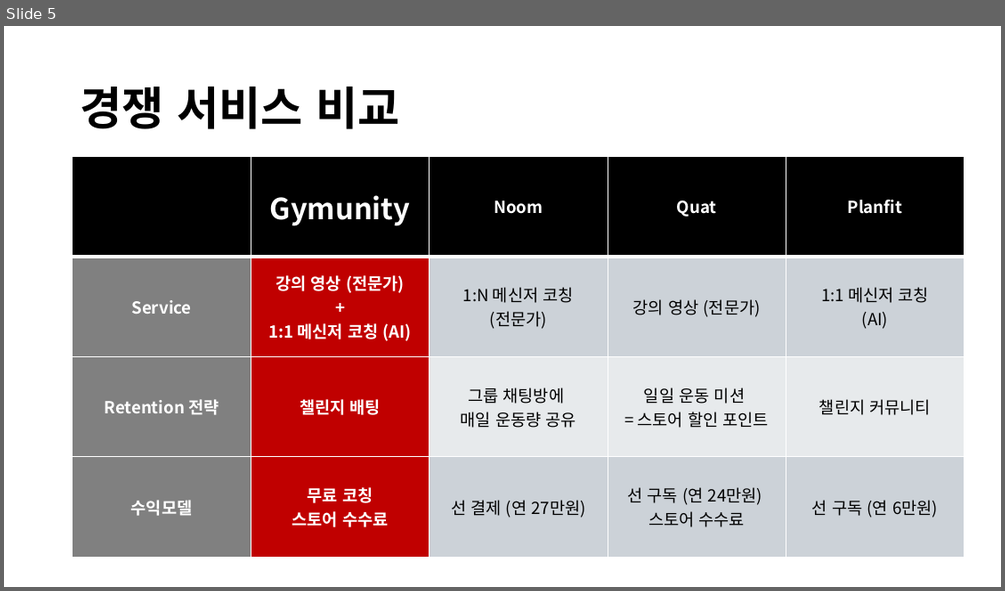
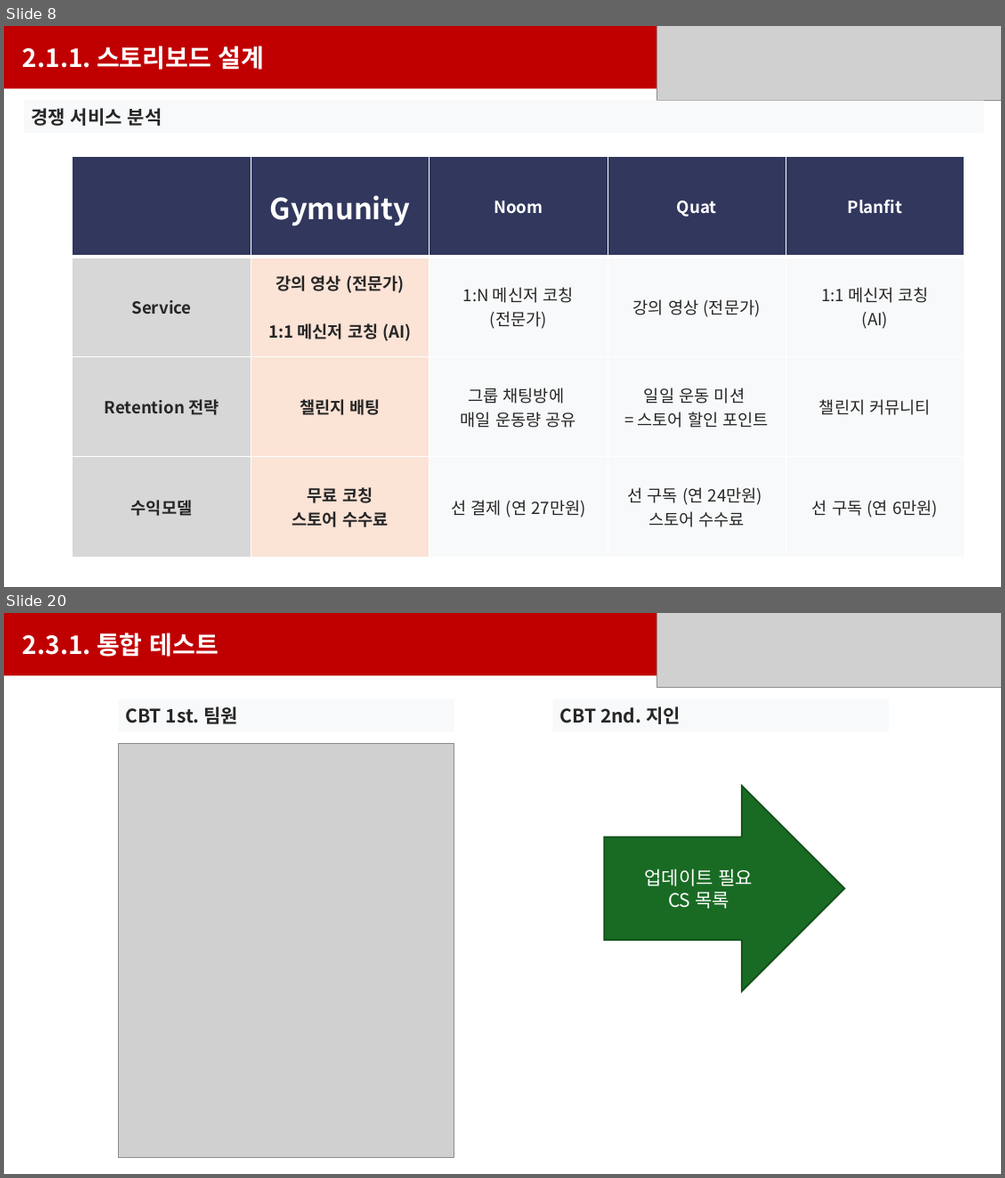
Before and after one commit to Brian-Hong-KR/Gymunity, a slide deck: Doc/최종발표/초안.pptx. Shown one above the other, each under a label of ours: slide 5 before the commit, slides 8 and 20 after it; the slides between them are not shown. The pictures are 1005x591 and 1005x1178 pixels, drawn with LibreOffice and Linux fonts; fonts in the diff are those of the drawing; grey boxes stand for pictures. Boxes give left, top, right and bottom in pixels: in the first picture for what was removed or moved away, otherwise in the second. Text is boxed around its words. In the diff, an @@ line names an element or a change of style, - is before the commit and + after.

```diff
--- a/Doc/최종발표/초안.pptx
+++ b/Doc/최종발표/초안.pptx
@@ slide 20 added at <box>4,613,1001,1174</box>, background #FFFFFF @@
@@ rectangle added at <box>4,613,1001,676</box>, fill #C00000, 24 pt, text #FFFFFF, bold @@
+2.3.1. 통합 테스트
@@ picture added at <box>657,613,1001,687</box> @@
@@ rectangle added at <box>119,699,454,731</box>, fill #F8F9FA, 18 pt, text #262626, bold @@
+CBT 1st. 팀원
@@ rectangle added at <box>553,699,889,731</box>, fill #F8F9FA, 18 pt, text #262626, bold @@
+CBT 2nd. 지인
@@ picture added at <box>119,743,454,1158</box> @@
@@ right arrow added at <box>605,786,845,991</box>, fill #196B24, outline #124F1B 1.5 pt, 18 pt, text #FFFFFF @@
+업데이트 필요
+CS 목록
@@ what was slide 5 is now slide 8 @@
@@ slide 8 changed as well @@
@@ rectangle added at <box>4,26,1001,89</box>, fill #C00000, 24 pt, text #FFFFFF, bold @@
+2.1.1. 스토리보드 설계
@@ picture added at <box>657,26,1001,100</box> @@
@@ rectangle "경쟁 서비스 분석": place and size @@
-rectangle "경쟁 서비스 분석" at <box>80,87,399,129</box>
+rectangle "경쟁 서비스 분석" at <box>24,100,984,132</box>
@@ rectangle "경쟁 서비스 분석" at <box>24,100,984,132</box>: fill none to #F8F9FA @@
@@ text in rectangle at <box>31,108,162,126</box>: text changed; size 44 to 18 pt; text colour #000000 to #262626 @@
-경쟁 서비스 비교
+경쟁 서비스 분석
@@ table at <box>73,157,966,557</box> @@
-row 2, column 2: 강의 영상 (전문가) / + / 1:1 메신저 코칭 (AI)
+row 2, column 2: 강의 영상 (전문가) / 1:1 메신저 코칭 (AI)
@@ fill #000000 to #31375D in row 1 @@
@@ fill #808080 to #D7D7D7 in 3 cells @@
@@ fill #C00000 to #FBE3D6 in 3 cells @@
@@ fill #CCD2D8 to #F8F9FA in 6 cells @@
@@ fill #E8EAED to #F8F9FA in 3 cells @@
@@ text colour #FFFFFF to #262626 in "Service", "Retention 전략", "챌린지 배팅", "수익모델" and 2 more places @@
@@ text colour #000000 to #262626 in "1:N 메신저 코칭", "(전문가)", "강의 영상 (전문가)", "1:1 메신저 코칭" and 10 more places @@
```
Also in this commit, not shown: 4 other slides changed, 24 other slides added, 22 slides removed.
